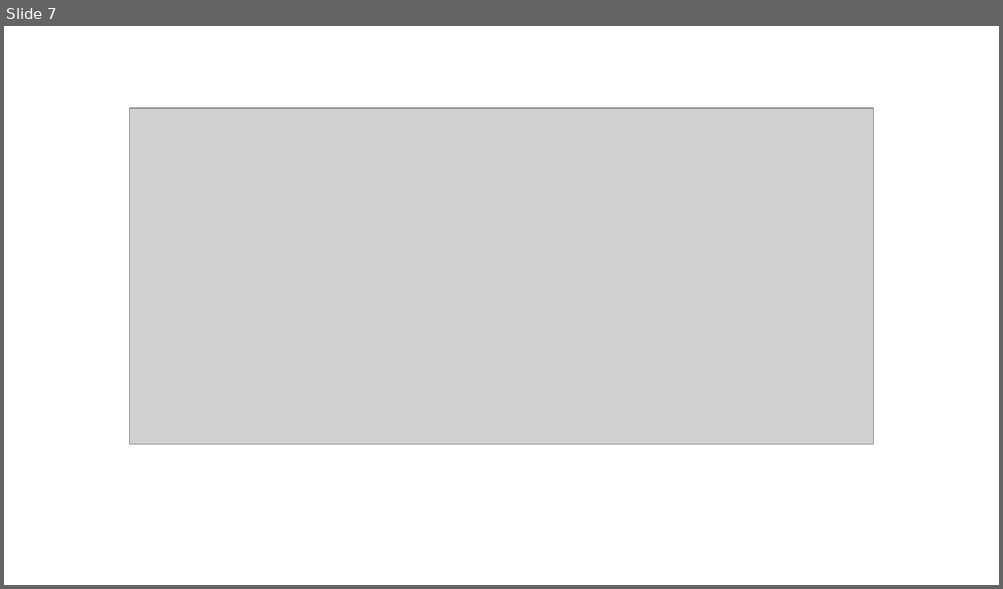
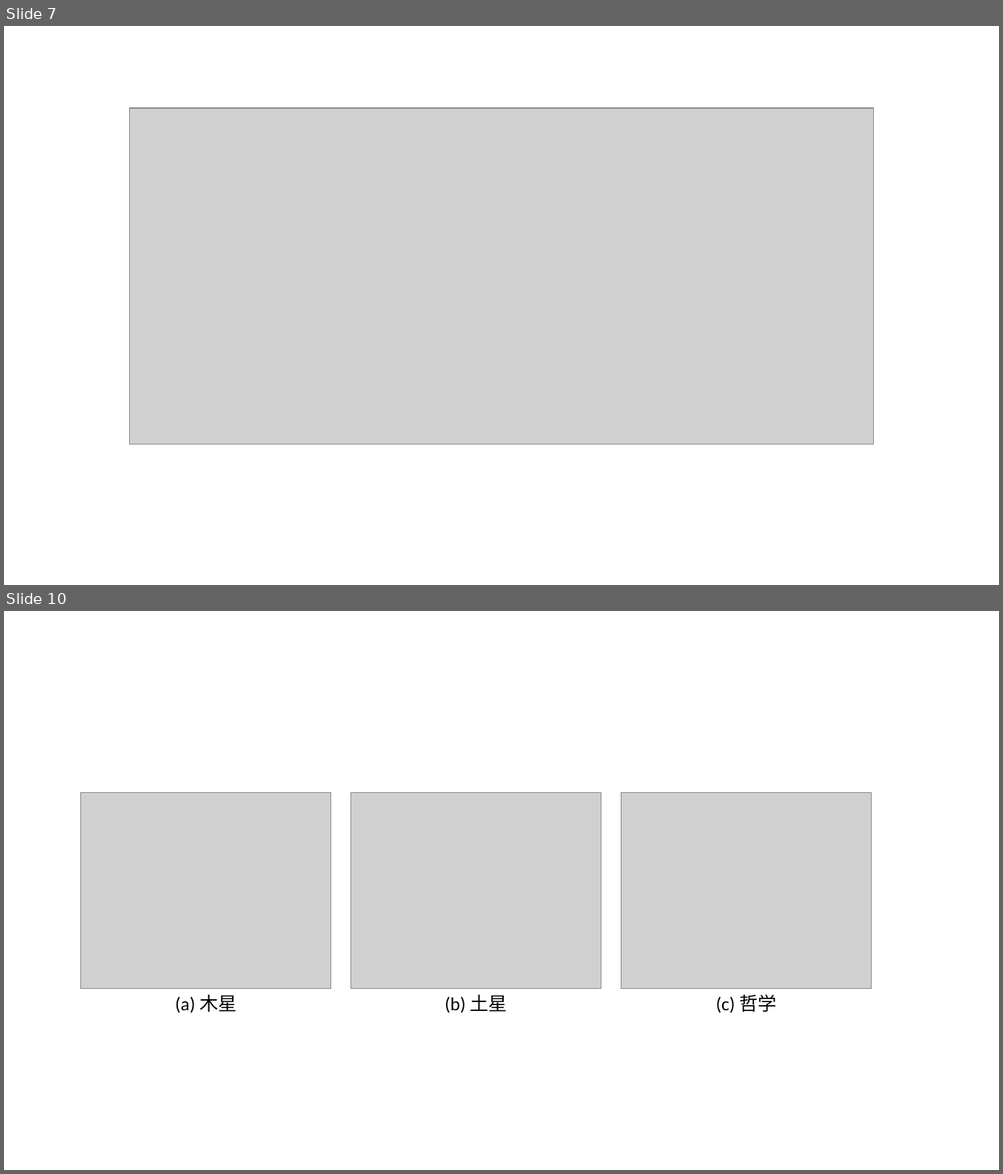
Before and after one commit to liber-craft-co-ltd/book_impress_text-image-basic, a slide deck: images.pptx. Shown one above the other, each under a label of ours: slide 7 before the commit, slides 7 and 10 after it; the slides between them are not shown. The pictures are 1003x589 and 1003x1174 pixels, drawn with LibreOffice and Linux fonts; fonts in the diff are those of the drawing; grey boxes stand for pictures. Boxes give left, top, right and bottom in pixels: in the first picture for what was removed or moved away, otherwise in the second. Text is boxed around its words. In the diff, an @@ line names an element or a change of style, - is before the commit and + after.

```diff
--- a/images.pptx
+++ b/images.pptx
@@ slide 10 added at [4, 611, 999, 1170], background #FFFFFF @@
@@ picture added at [81, 793, 331, 988] @@
@@ picture added at [351, 793, 601, 988] @@
@@ picture added at [621, 793, 871, 988] @@
@@ text added at [175, 995, 236, 1014], 18 pt, text #000000 @@
+(a) 木星
@@ text added at [444, 995, 507, 1014], 18 pt, text #000000 @@
+(b) 土星
@@ text added at [716, 994, 776, 1014], 18 pt, text #000000 @@
+(c) 哲学
```
Also in this commit, not shown: 1 slide changed, 2 other slides added, 16 other files.
